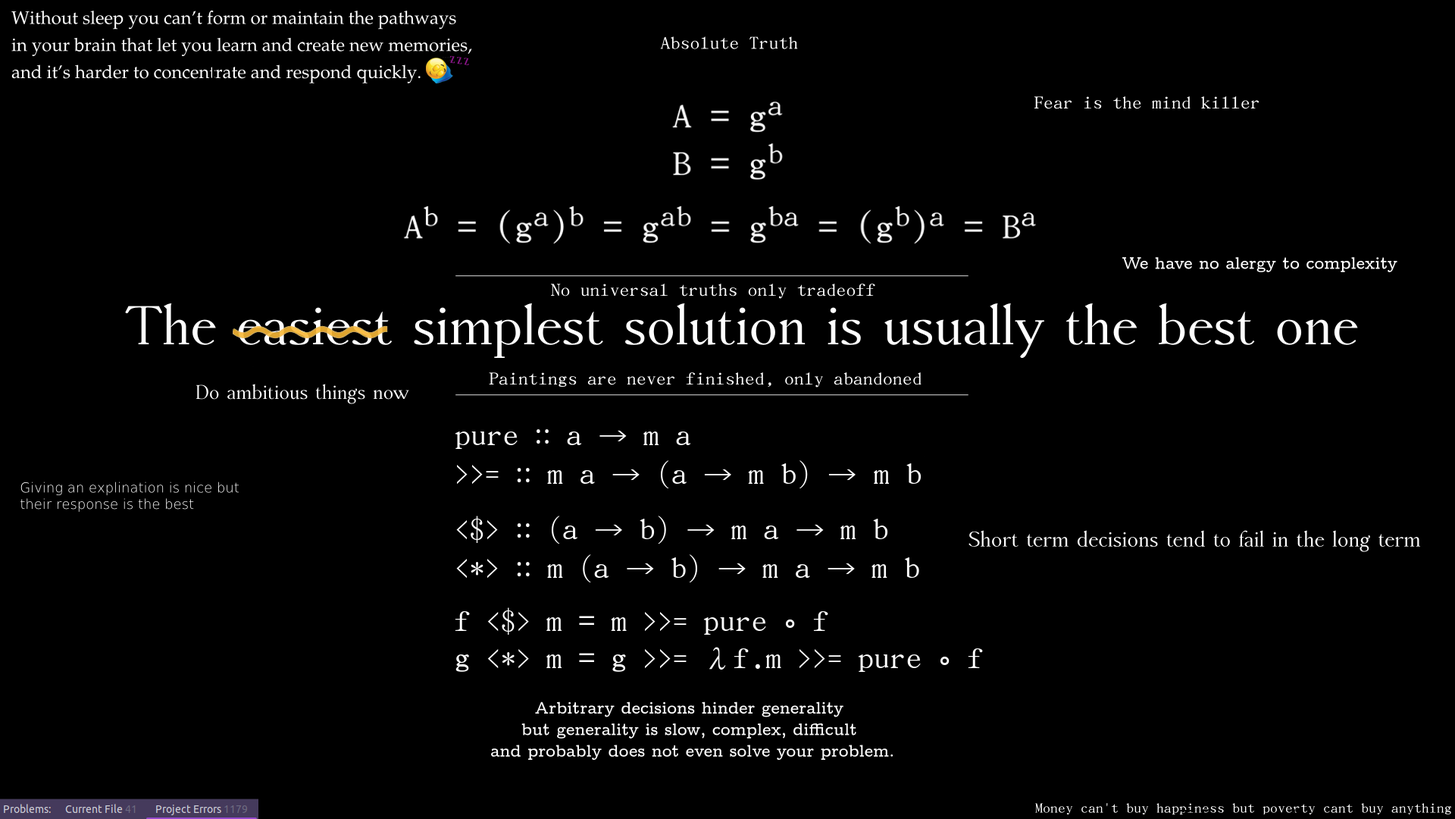
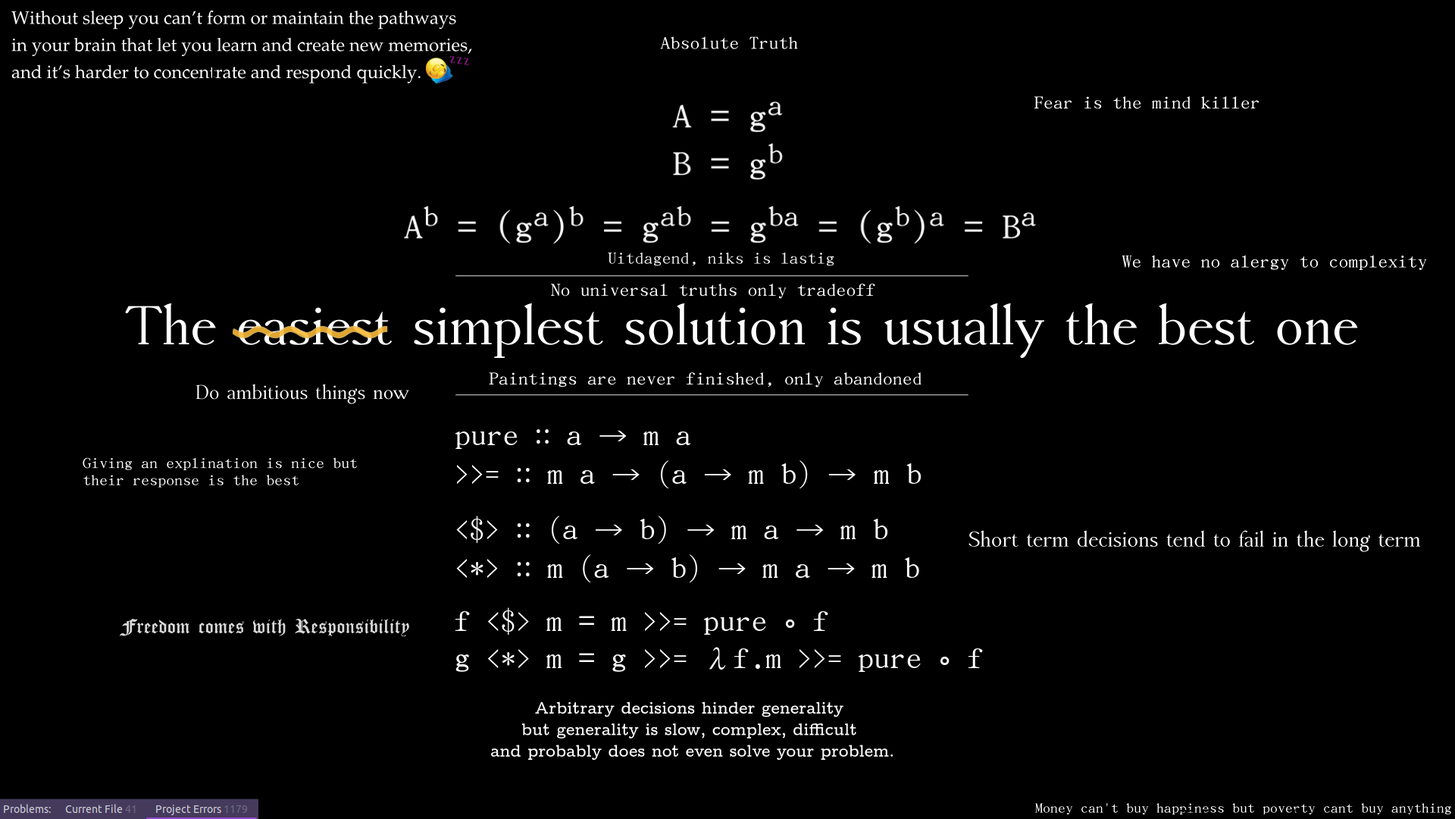
Layers edited between the first and the second 1455 × 819 image:
painted on "Vectorlaag 1" over [97,457,358,510]
painted on "Tekenlaag 3 (geplakt)" over [194,251,1428,637]
painted on "monads big" over [388,618,410,637]
painted on "sleep + arbitrary hinders" over [20,251,1428,637]
painted on "background" over [20,251,1428,637]
